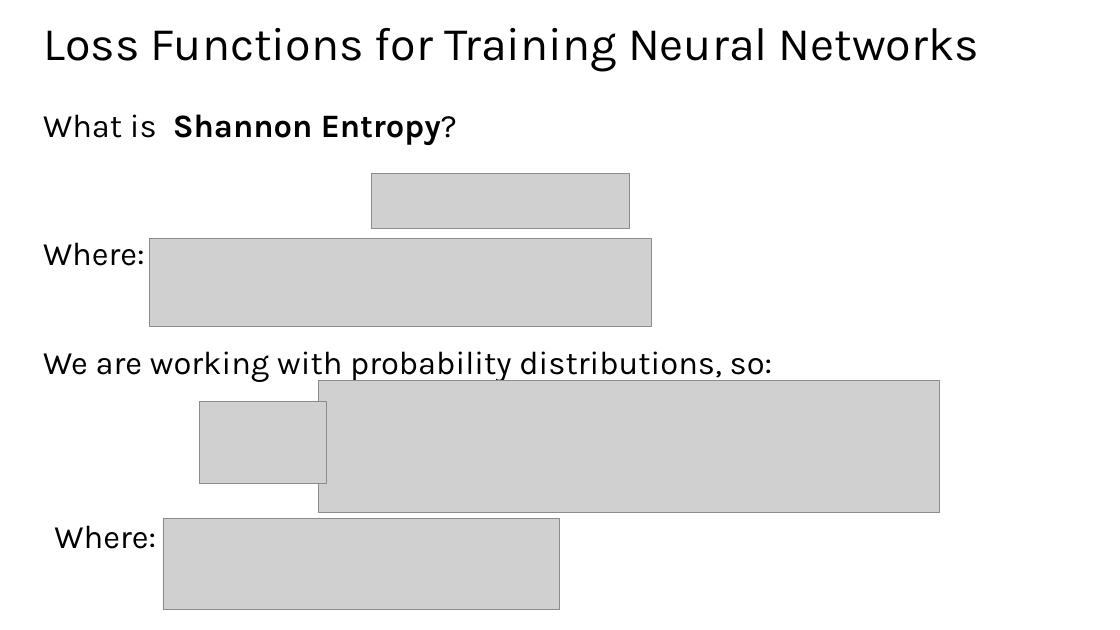
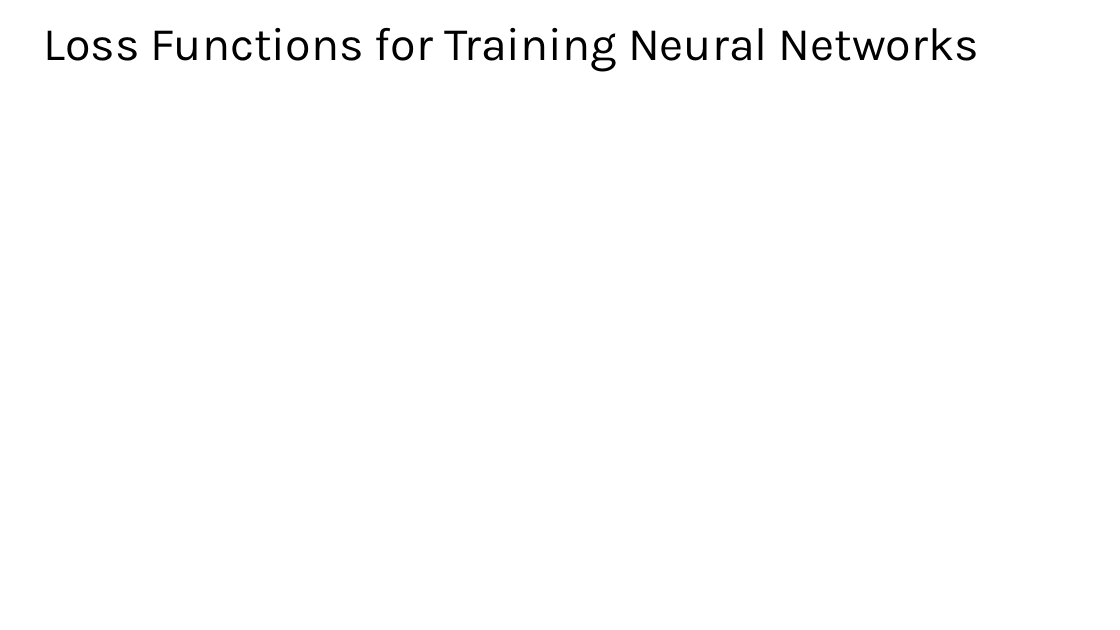
Before and after one commit to StephenElston/CSCI-E25, a slide deck: slide 30 of Slides/5_BuildingBlocksOfDeepLearning.pptx. Drawn at 1120x630 pixels with LibreOffice and Linux fonts; fonts in the diff are those of the drawing; grey boxes stand for pictures. Boxes give left, top, right and bottom in pixels: in the first picture for what was removed or moved away, otherwise in the second. Text is boxed around its words. In the diff, an @@ line names an element or a change of style, - is before the commit and + after.

```diff
--- a/Slides/5_BuildingBlocksOfDeepLearning.pptx
+++ b/Slides/5_BuildingBlocksOfDeepLearning.pptx
@@ text removed at (43,114,457,146) @@
-What is Shannon Entropy?
@@ picture removed at (372,173,629,228) @@
@@ picture removed at (150,239,651,327) @@
@@ text removed at (43,242,145,266) @@
-Where:
@@ text removed at (43,351,772,382) @@
-We are working with probability distributions, so:
@@ picture removed at (318,381,939,513) @@
@@ picture removed at (200,402,327,484) @@
@@ text removed at (54,525,156,549) @@
-Where:
@@ picture removed at (163,518,560,610) @@
```
Also in this commit, not shown: 22 other slides changed.
